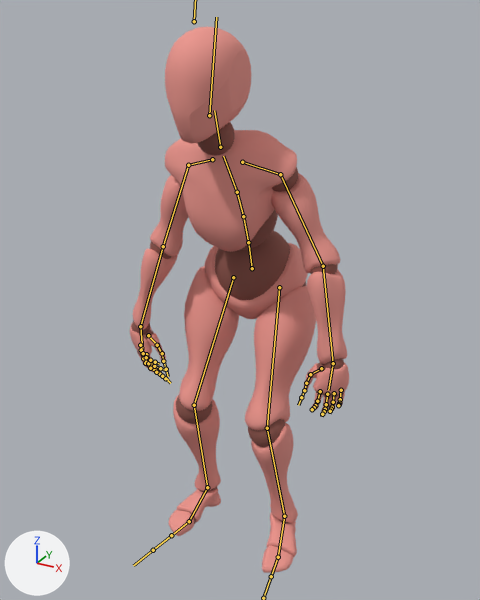
A saved change to the FBX model public/models/swimmer/swimmer-3.fbx.
One viewpoint serves both versions: a 50 mm lens placed at (0.922, -1.839, 1.727), pointed at (0.021, -0.201, 0.908). Every picture has the same lights, and +X, +Y and +Z are marked at lower left. Both versions are drawn at frame 44 of the action 'Armature|take-your-marks'; the numbers are the values there. The bones that bend it are drawn over the model as lines.

In view in the first picture: 'Beta_Joints', 'Beta_Surface'.
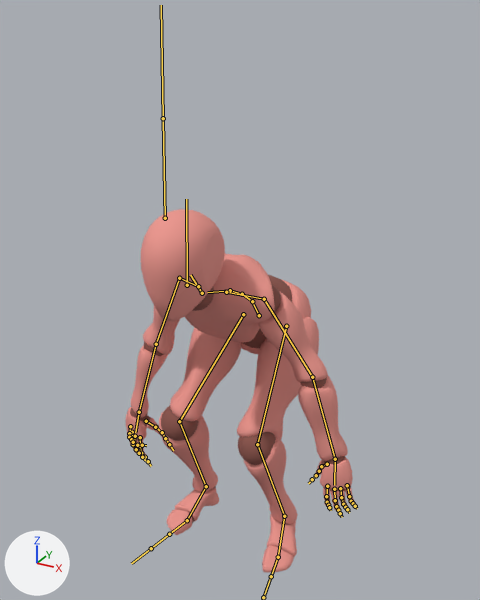
Where the change shows, as pixel boxes [x1, y1, x2, y2] in the pictures (480 x 600 px):
'Beta_Surface', posed (33% shorter): before [130, 27, 349, 573]; after [126, 209, 355, 573]
'Beta_Joints', posed (6% wider, 36% shorter): before [131, 122, 345, 548]; after [127, 275, 354, 548]
bone 'mixamorig:Hips', root to tip: before (252, 268) to (248, 241); after (259, 315) to (252, 301)
bone 'mixamorig:Spine', root to tip: before (248, 242) to (243, 216); after (252, 301) to (242, 294)
bone 'mixamorig:Spine1', root to tip: before (243, 216) to (237, 192); after (242, 294) to (230, 290)
bone 'mixamorig:Spine2', root to tip: before (237, 192) to (223, 156); after (230, 290) to (207, 292)
bone 'mixamorig:Neck', root to tip: before (220, 147) to (214, 110); after (202, 293) to (190, 275)
bone 'mixamorig:Head', root to tip: before (209, 115) to (216, 17); after (187, 285) to (186, 199)
bone 'mixamorig:RightShoulder', root to tip: before (212, 159) to (188, 165); after (198, 286) to (179, 278)
bone 'mixamorig:RightArm', root to tip: before (188, 165) to (163, 246); after (179, 278) to (156, 344)
bone 'mixamorig:RightHand', root to tip: before (140, 326) to (142, 349); after (139, 412) to (135, 432)
bone 'mixamorig:RightHandThumb1', root to tip: before (148, 335) to (157, 345); after (146, 421) to (155, 427)
bone 'mixamorig:RightHandThumb2', root to tip: before (157, 345) to (162, 353); after (155, 427) to (162, 432)
bone 'mixamorig:RightHandIndex1', root to tip: before (146, 354) to (150, 363); after (140, 437) to (140, 446)
bone 'mixamorig:RightHandMiddle1', root to tip: before (143, 353) to (145, 363); after (135, 436) to (134, 444)
bone 'mixamorig:RightHandRing2', root to tip: before (143, 358) to (148, 363); after (131, 439) to (133, 444)
bone 'mixamorig:RightHandPinky1', root to tip: before (140, 345) to (143, 353); after (130, 426) to (129, 433)
bone 'mixamorig:LeftShoulder', root to tip: before (242, 162) to (280, 174); after (226, 292) to (264, 299)
bone 'mixamorig:LeftArm', root to tip: before (280, 174) to (323, 266); after (264, 299) to (312, 377)
bone 'mixamorig:LeftForeArm', root to tip: before (323, 266) to (333, 363); after (312, 377) to (335, 459)
bone 'mixamorig:LeftHand', root to tip: before (333, 363) to (328, 390); after (335, 459) to (334, 485)
bone 'mixamorig:LeftHandThumb1', root to tip: before (321, 368) to (310, 374); after (327, 464) to (321, 466)
bone 'mixamorig:LeftHandThumb2', root to tip: before (310, 374) to (306, 383); after (321, 466) to (319, 471)
bone 'mixamorig:LeftHandIndex1', root to tip: before (320, 391) to (317, 401); after (327, 486) to (326, 496)
bone 'mixamorig:LeftHandMiddle1', root to tip: before (327, 394) to (326, 404); after (334, 489) to (335, 500)
bone 'mixamorig:LeftHandRing1', root to tip: before (334, 393) to (333, 402); after (340, 488) to (341, 497)
bone 'mixamorig:LeftHandPinky1', root to tip: before (341, 390) to (340, 399); after (347, 485) to (349, 496)
bone 'mixamorig:RightUpLeg', root to tip: before (233, 277) to (194, 405); after (243, 314) to (179, 421)
bone 'mixamorig:RightLeg', root to tip: before (194, 405) to (207, 487); after (179, 421) to (206, 486)
bone 'mixamorig:RightFoot', root to tip: before (207, 487) to (189, 521); after (206, 486) to (187, 520)
bone 'mixamorig:LeftUpLeg', root to tip: before (279, 287) to (267, 428); after (286, 326) to (257, 444)
bone 'mixamorig:LeftLeg', root to tip: before (267, 428) to (284, 516); after (257, 444) to (284, 516)

The change in detail:
Bone 'mixamorig:Hips' (bone_mixamorig_hips) moves from (1.1, -6.6, 8.8) to (-0.9, -27.1, -0.1).
Bone 'mixamorig:Hips' (bone_mixamorig_hips) turns from (17, 3, -2) to (39, 3, -4) degrees about its own x, y and z.
Bone 'mixamorig:Spine' (bone_mixamorig_spine) turns from (13, 1, 2) to (23, 1, 2) degrees about its own x, y and z.
Bone 'mixamorig:Spine1' (bone_mixamorig_spine1) turns from (5, 0, 1) to (8, 0, 1) degrees about its own x, y and z.
Bone 'mixamorig:Spine2' (bone_mixamorig_spine2) turns from (5, 0, 1) to (8, 0, 1) degrees about its own x, y and z.
Bone 'mixamorig:Neck' (bone_mixamorig_neck) turns from (-23, 0, 2) to (-33, -1, -1) degrees about its own x, y and z.
Bone 'mixamorig:Head' (bone_mixamorig_head) turns from (-18, -2, -4) to (-40, 0, 0) degrees about its own x, y and z.
Bone 'mixamorig:RightShoulder' (bone_mixamorig_rightshoulder) turns from (22, -9, -10) to (25, -6, -15) degrees about its own x, y and z.
Bone 'mixamorig:RightArm' (bone_mixamorig_rightarm) turns from (26, 14, -33) to (-4, 14, -52) degrees about its own x, y and z.
Bone 'mixamorig:RightHand' (bone_mixamorig_righthand) turns from (19, -15, -11) to (1, -17, -9) degrees about its own x, y and z.
Bone 'mixamorig:RightHandThumb1' (bone_mixamorig_righthandthumb1) turns from (1, 12, -4) to (23, 14, 1) degrees about its own x, y and z.
Bone 'mixamorig:RightHandThumb2' (bone_mixamorig_righthandthumb2) turns from (-14, -8, 24) to (-9, -15, 11) degrees about its own x, y and z.
Bone 'mixamorig:RightHandIndex1' (bone_mixamorig_righthandindex1) turns from (15, 1, 0) to (9, 1, -5) degrees about its own x, y and z.
Bone 'mixamorig:RightHandMiddle1' (bone_mixamorig_righthandmiddle1) turns from (9, 0, 3) to (4, 0, 2) degrees about its own x, y and z.
Bone 'mixamorig:RightHandRing2' (bone_mixamorig_righthandring2) turns from (22, 0, 2) to (18, 0, 1) degrees about its own x, y and z.
Bone 'mixamorig:RightHandPinky1' (bone_mixamorig_righthandpinky1) turns from (12, -1, 6) to (9, -1, 11) degrees about its own x, y and z.
Bone 'mixamorig:LeftShoulder' (bone_mixamorig_leftshoulder) turns from (18, 4, 15) to (14, 4, 16) degrees about its own x, y and z.
Bone 'mixamorig:LeftArm' (bone_mixamorig_leftarm) turns from (32, 2, 29) to (8, -8, 40) degrees about its own x, y and z.
Bone 'mixamorig:LeftForeArm' (bone_mixamorig_leftforearm) turns from (0, 0, 19) to (0, 0, 15) degrees about its own x, y and z.
Bone 'mixamorig:LeftHand' (bone_mixamorig_lefthand) turns from (7, 7, 15) to (-13, 14, 13) degrees about its own x, y and z.
Bone 'mixamorig:LeftHandThumb1' (bone_mixamorig_lefthandthumb1) turns from (2, -13, 9) to (21, -12, 1) degrees about its own x, y and z.
Bone 'mixamorig:LeftHandThumb2' (bone_mixamorig_lefthandthumb2) turns from (-17, 6, -29) to (-10, 16, -13) degrees about its own x, y and z.
Bone 'mixamorig:LeftHandIndex1' (bone_mixamorig_lefthandindex1) turns from (19, 0, -2) to (9, -1, 3) degrees about its own x, y and z.
Bone 'mixamorig:LeftHandMiddle1' (bone_mixamorig_lefthandmiddle1) turns from (14, 1, -6) to (4, 0, -3) degrees about its own x, y and z.
Bone 'mixamorig:LeftHandRing1' (bone_mixamorig_lefthandring1) turns from (16, 2, -8) to (8, 1, -7) degrees about its own x, y and z.
Bone 'mixamorig:LeftHandPinky1' (bone_mixamorig_lefthandpinky1) turns from (19, 1, -11) to (5, 1, -11) degrees about its own x, y and z.
Bone 'mixamorig:RightUpLeg' (bone_mixamorig_rightupleg) turns from (41, 5, -3) to (95, 5, 0) degrees about its own x, y and z.
Bone 'mixamorig:RightLeg' (bone_mixamorig_rightleg) turns from (-35, 7, -2) to (-77, 4, -6) degrees about its own x, y and z.
Bone 'mixamorig:RightFoot' (bone_mixamorig_rightfoot) turns from (10, 3, 3) to (20, 4, 5) degrees about its own x, y and z.
Bone 'mixamorig:LeftUpLeg' (bone_mixamorig_leftupleg) turns from (44, -7, 5) to (97, -12, 6) degrees about its own x, y and z.
Bone 'mixamorig:LeftLeg' (bone_mixamorig_leftleg) turns from (-37, -4, 2) to (-78, -2, 3) degrees about its own x, y and z.
Bone 'mixamorig:LeftFoot' (bone_mixamorig_leftfoot) turns from (10, -2, -2) to (19, -3, -4) degrees about its own x, y and z.
